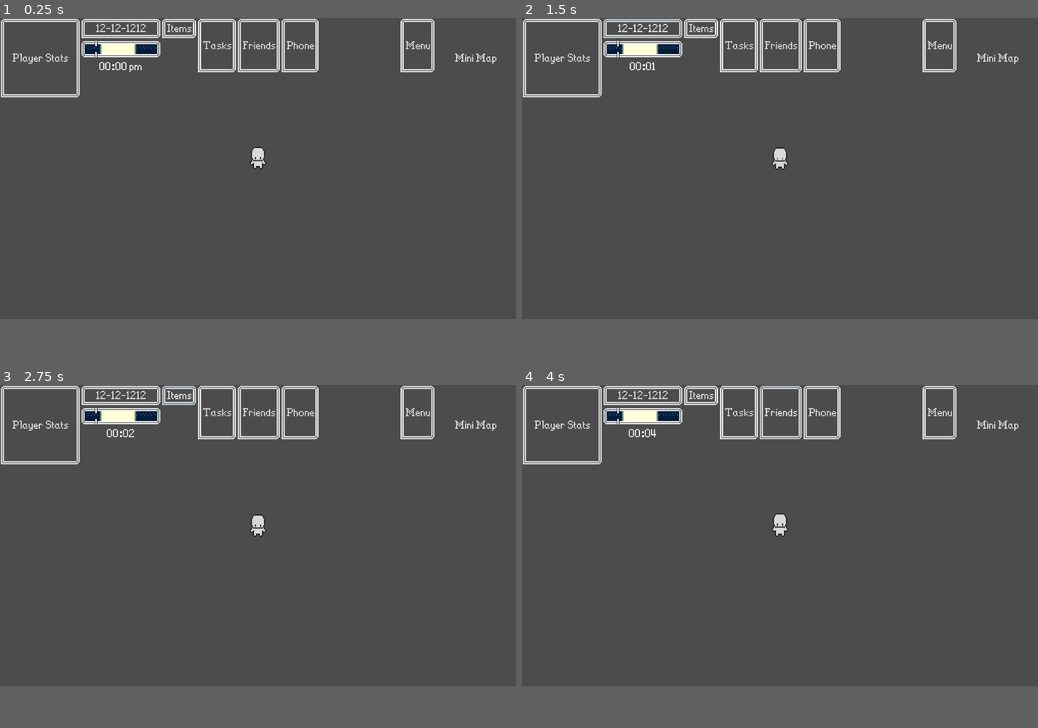
Above: before the commit, frames 1-4 (two rows, left to right).
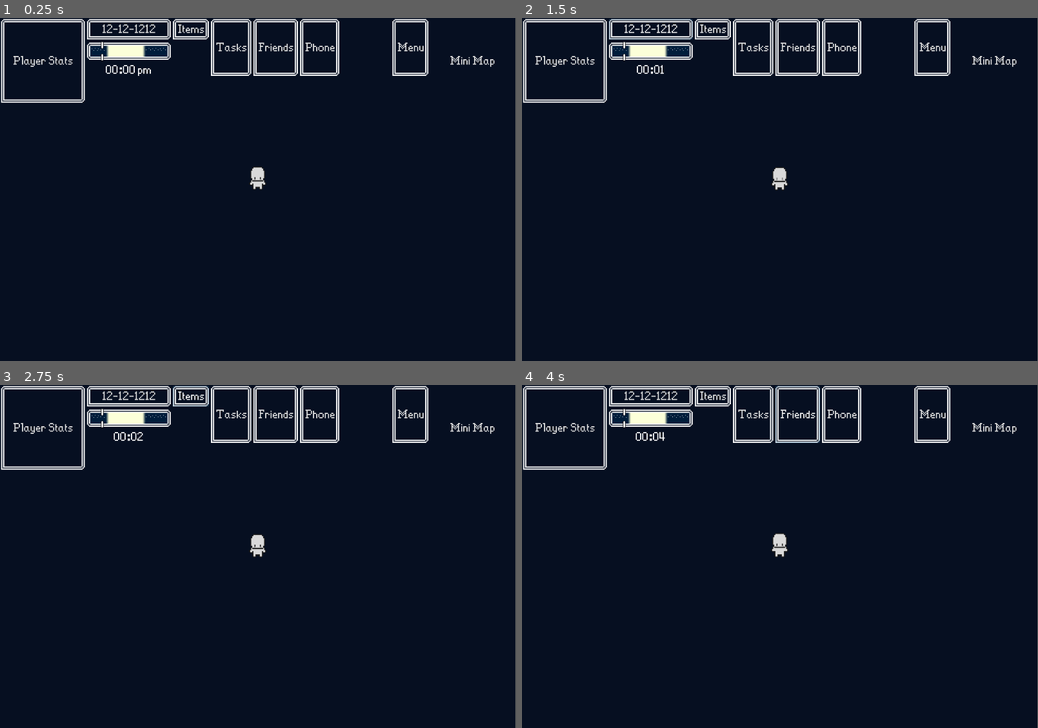
Above: after the commit, the same moments.

Repository: WhalesState/late-vision
Game: Godot game, scene res://src/scenes/Main.tscn
Two runs of this game, one before a commit and one after it. Both use one fixed random seed, a clock stepped at 60 frames per second and the inputs below. Before the commit the project has no main scene; this scene is started directly in both runs.
Inputs:
- Up to frame 1 (0.25 s): no input
- Up to frame 2 (1.5 s): click "Player Stats" at 0.5 s; click "12-12-1212" at 1.25 s
- Up to frame 3 (2.75 s): click "Items" at 2 s
- Up to frame 4 (4 s): click "Tasks" at 2.75 s; click "Friends" at 3.5 s
In our replay, the window is 800x468 before the commit and 799x533 after it. These sizes can differ from the game's own. Grey fills any space a smaller window leaves; there, only what the larger window draws over its background counts as a difference.

The runs differ from the first frame. In frame 1, 86% of the frame differs, in the area x 0-100%, y 0-88%; in frame 2, 87%; in frame 3, 87%; in frame 4, 87%.

Commit message:
Update project.godot

Diff:
--- a/project.godot
+++ b/project.godot
@@ -11,7 +11,73 @@
 [application]
 
 config/name="late-vision"
+run/main_scene="res://src/scenes/Main.tscn"
 config/icon="res://icon.png"
+
+[display]
+
+window/size/width=960
+window/size/height=640
+window/energy_saving/keep_screen_on=false
+
+[editor_plugins]
+
+enabled=PoolStringArray(  )
+
+[importer_defaults]
+
+texture={
+"compress/bptc_ldr": 0,
+"compress/hdr_mode": 0,
+"compress/lossy_quality": 0.7,
+"compress/mode": 0,
+"compress/normal_map": 0,
+"detect_3d": false,
+"flags/anisotropic": false,
+"flags/filter": false,
+"flags/mipmaps": false,
+"flags/repeat": 0,
+"flags/srgb": 2,
+"process/HDR_as_SRGB": false,
+"process/fix_alpha_border": true,
+"process/invert_color": false,
+"process/normal_map_invert_y": false,
+"process/premult_alpha": false,
+"size_limit": 0,
+"stream": false,
+"svg/scale": 1.0
+}
+
+[input]
+
+left={
+"deadzone": 0.5,
+"events": [ Object(InputEventKey,"resource_local_to_scene":false,"resource_name":"","device":0,"alt":false,"shift":false,"control":false,"meta":false,"command":false,"pressed":false,"scancode":65,"physical_scancode":0,"unicode":0,"echo":false,"script":null)
+, Object(InputEventJoypadButton,"resource_local_to_scene":false,"resource_name":"","device":0,"button_index":14,"pressure":0.0,"pressed":false,"script":null)
+, Object(InputEventJoypadMotion,"resource_local_to_scene":false,"resource_name":"","device":0,"axis":0,"axis_value":-1.0,"script":null)
+ ]
+}
+right={
+"deadzone": 0.5,
+"events": [ Object(InputEventKey,"resource_local_to_scene":false,"resource_name":"","device":0,"alt":false,"shift":false,"control":false,"meta":false,"command":false,"pressed":false,"scancode":68,"physical_scancode":0,"unicode":0,"echo":false,"script":null)
+, Object(InputEventJoypadButton,"resource_local_to_scene":false,"resource_name":"","device":0,"button_index":15,"pressure":0.0,"pressed":false,"script":null)
+, Object(InputEventJoypadMotion,"resource_local_to_scene":false,"resource_name":"","device":0,"axis":0,"axis_value":1.0,"script":null)
+ ]
+}
+up={
+"deadzone": 0.5,
+"events": [ Object(InputEventKey,"resource_local_to_scene":false,"resource_name":"","device":0,"alt":false,"shift":false,"control":false,"meta":false,"command":false,"pressed":false,"scancode":87,"physical_scancode":0,"unicode":0,"echo":false,"script":null)
+, Object(InputEventJoypadButton,"resource_local_to_scene":false,"resource_name":"","device":0,"button_index":12,"pressure":0.0,"pressed":false,"script":null)
+, Object(InputEventJoypadMotion,"resource_local_to_scene":false,"resource_name":"","device":0,"axis":1,"axis_value":-1.0,"script":null)
+ ]
+}
+down={
+"deadzone": 0.5,
+"events": [ Object(InputEventKey,"resource_local_to_scene":false,"resource_name":"","device":0,"alt":false,"shift":false,"control":false,"meta":false,"command":false,"pressed":false,"scancode":83,"physical_scancode":0,"unicode":0,"echo":false,"script":null)
+, Object(InputEventJoypadButton,"resource_local_to_scene":false,"resource_name":"","device":0,"button_index":13,"pressure":0.0,"pressed":false,"script":null)
+, Object(InputEventJoypadMotion,"resource_local_to_scene":false,"resource_name":"","device":0,"axis":1,"axis_value":1.0,"script":null)
+ ]
+}
 
 [physics]
 
@@ -19,4 +85,6 @@
 
 [rendering]
 
-environment/default_environment="res://default_env.tres"
+quality/driver/driver_name="GLES2"
+2d/snapping/use_gpu_pixel_snap=true
+environment/default_clear_color=Color( 0.0235294, 0.0588235, 0.129412, 1 )
